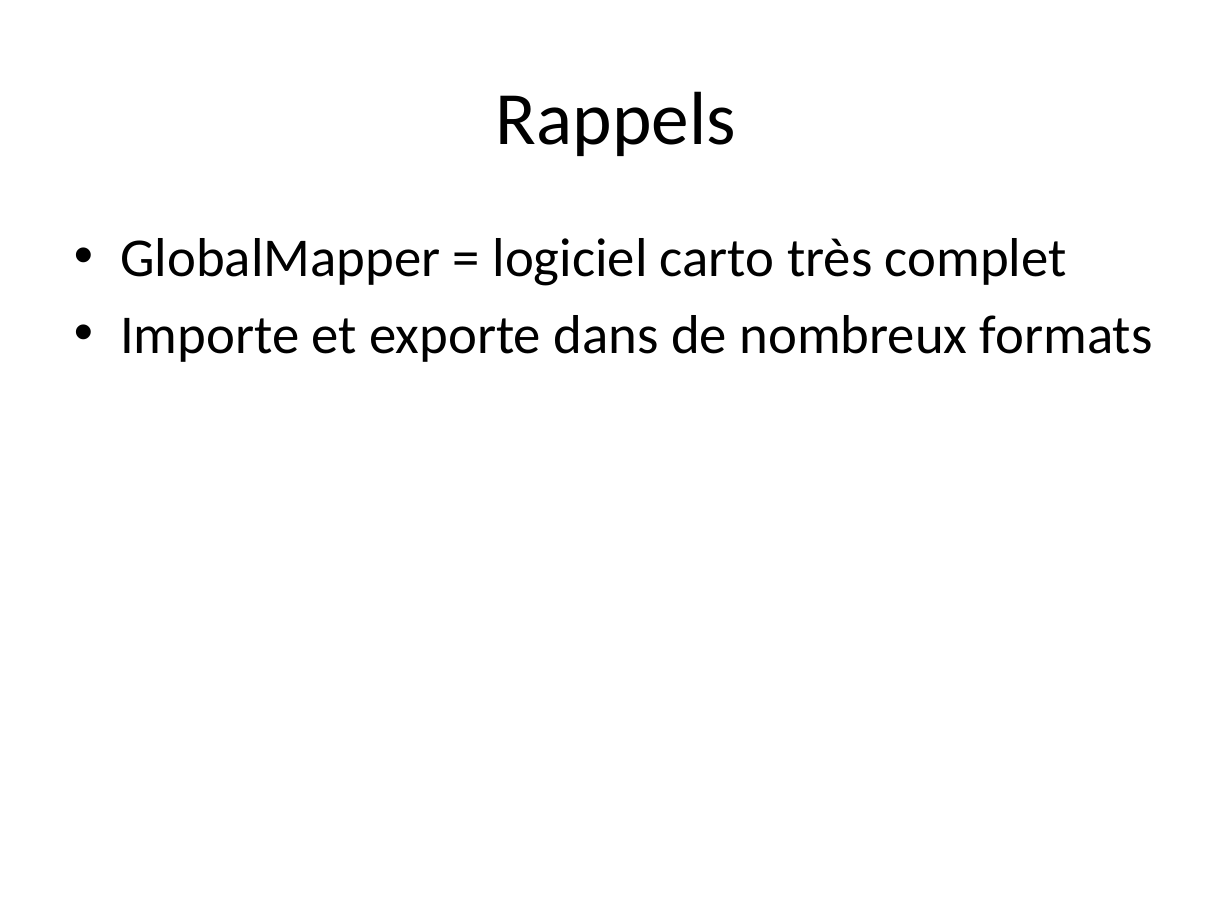
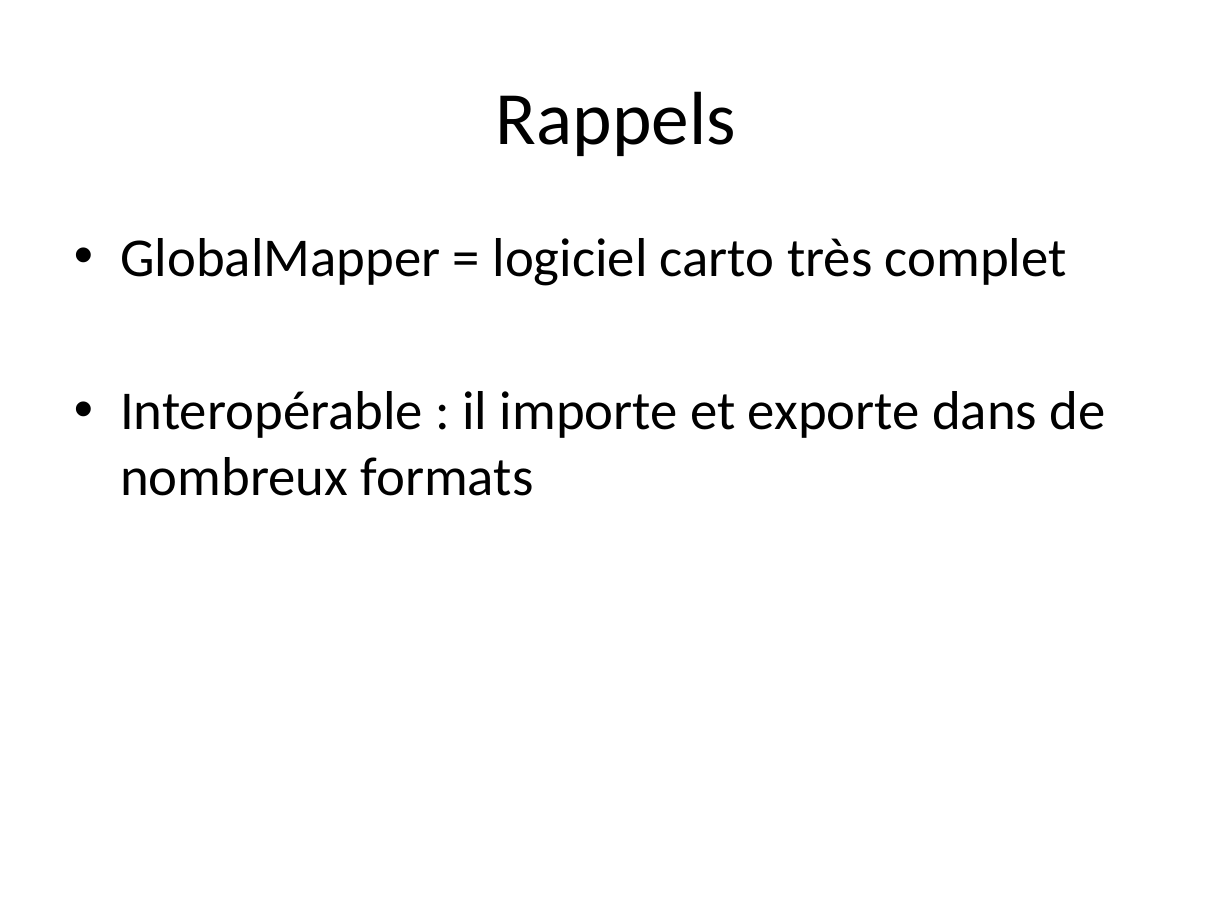
Before and after one commit to 20100dbg/OutilsGeo, a slide deck: slide 4 of cours/GM - Perfectionnement.pptx (slide 3 before the commit). Drawn at 1232x924 pixels with LibreOffice and Linux fonts; fonts in the diff are those of the drawing; background and template pictures are left out. Boxes give left, top, right and bottom in pixels: in the first picture for what was removed or moved away, otherwise in the second. Text is boxed around its words. In the diff, an @@ line names an element or a change of style, - is before the commit and + after.

```diff
--- a/cours/GM - Perfectionnement.pptx
+++ b/cours/GM - Perfectionnement.pptx
@@ text at <box>120,391,1106,496</box>: text changed @@
-• Importe et exporte dans de nombreux formats
+• Interopérable : il importe et exporte dans de nombreux formats
```
Also in this commit, not shown: 4 other slides changed, 2 slides added, 2 slides removed, 11 other files.
